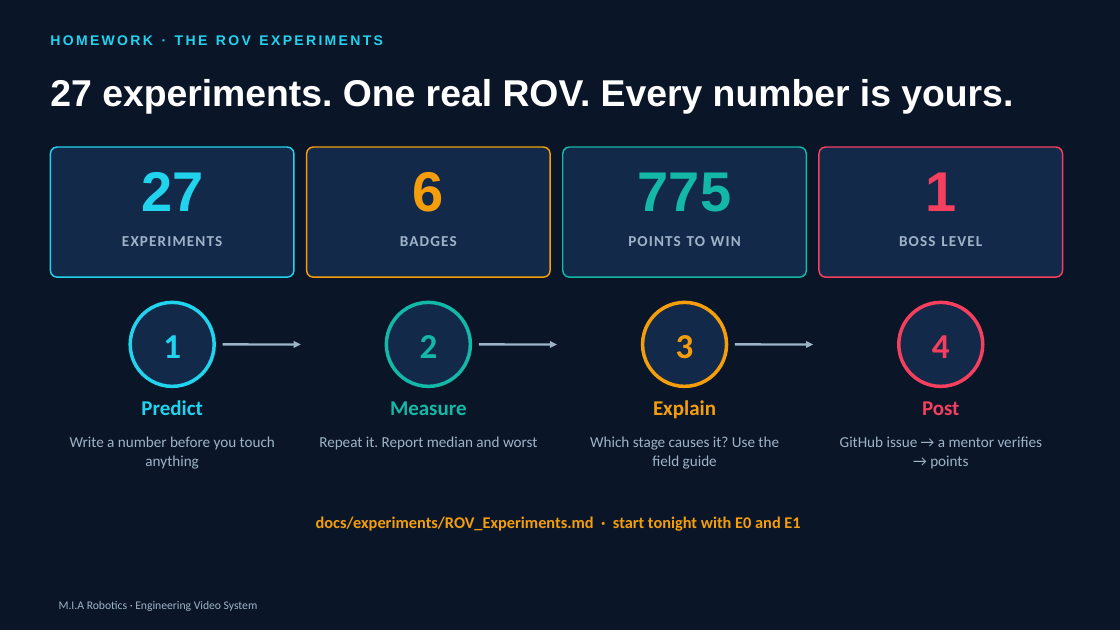
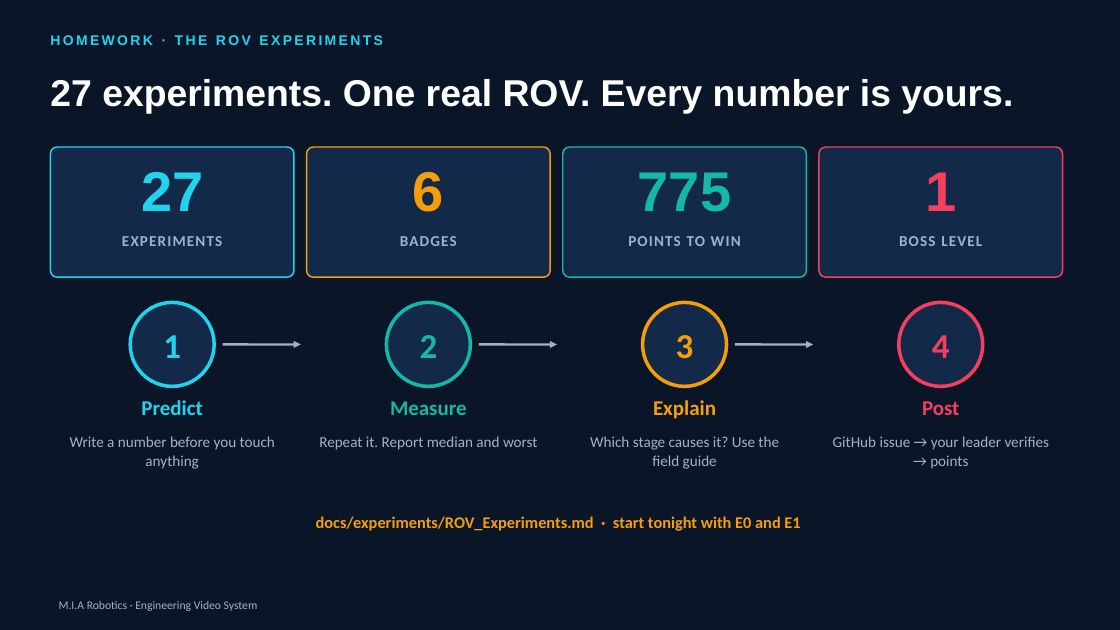
Before and after one commit to YoussefAbbas2001/video-streaming, a slide deck: slide 63 of presentation/MIA_Video_Streaming.pptx (slide 62 before the commit). Drawn at 1120x630 pixels with LibreOffice and Linux fonts; fonts in the diff are those of the drawing; background and template pictures are left out. Boxes give left, top, right and bottom in pixels: in the first picture for what was removed or moved away, otherwise in the second. Text is boxed around its words. In the diff, an @@ line names an element or a change of style, - is before the commit and + after.

```diff
--- a/presentation/MIA_Video_Streaming.pptx
+++ b/presentation/MIA_Video_Streaming.pptx
@@ text at <box>833,436,1049,469</box>: text changed @@
-GitHub issue → a mentor verifies → points
+GitHub issue → your leader verifies → points
```
Also in this commit, not shown: 1 other slide changed, 2 slides added, 19 other files.
